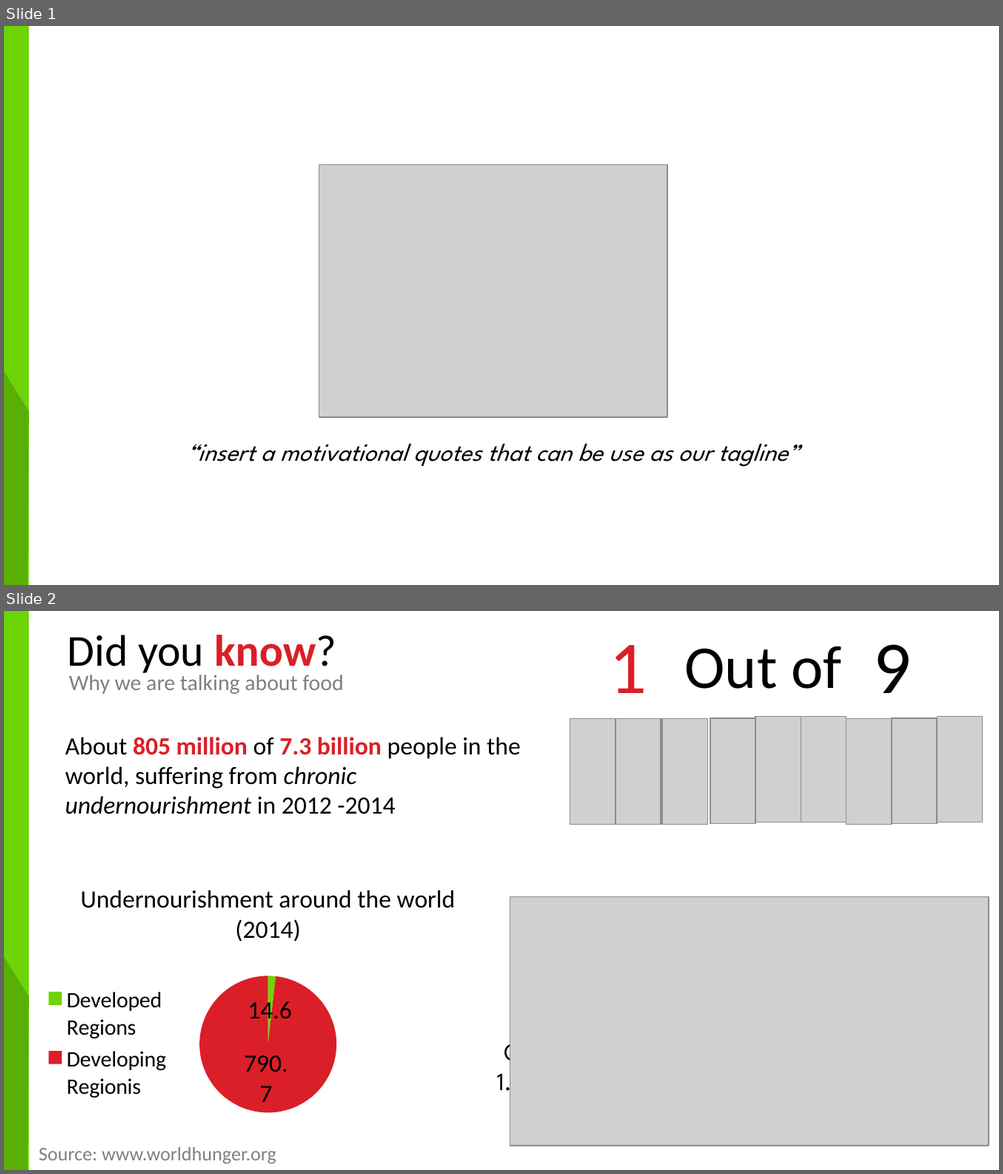
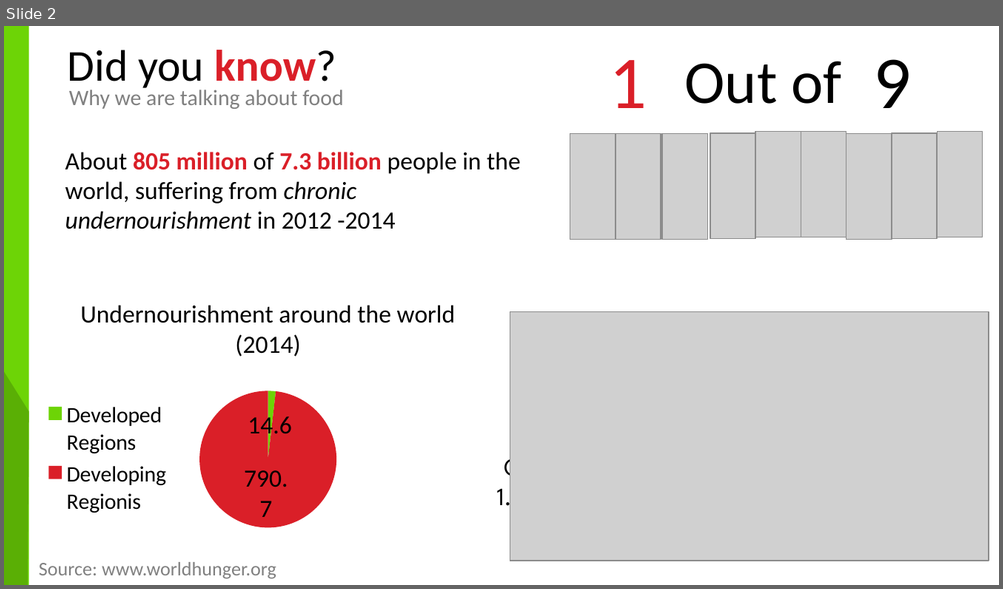
Before and after one commit to MFloru/Bacchus-R1, a slide deck: bacchus presentation-logic model.pptx. Shown one above the other, each under a label of ours: slides 1 and 2 before the commit, slide 2 after it. The pictures are 1003x1174 and 1003x589 pixels, drawn with LibreOffice and Linux fonts; fonts in the diff are those of the drawing; grey boxes stand for pictures. Boxes give left, top, right and bottom in pixels: in the first picture for what was removed or moved away, otherwise in the second. Text is boxed around its words. In the diff, an @@ line names an element or a change of style, - is before the commit and + after.

```diff
--- a/bacchus presentation-logic model.pptx
+++ b/bacchus presentation-logic model.pptx
@@ slide 1 removed at (x1=4, y1=26, x2=999, y2=585), background #FFFFFF @@
@@ rectangle removed at (x1=4, y1=26, x2=29, y2=585) @@
@@ picture removed at (x1=319, y1=165, x2=667, y2=418) @@
@@ freeform shape removed at (x1=4, y1=372, x2=29, y2=585) @@
@@ text removed at (x1=187, y1=444, x2=799, y2=467) @@
-“insert a motivational quotes that can be use as our tagline”
```
Also in this commit, not shown: 1 slide added, 1 other file.
